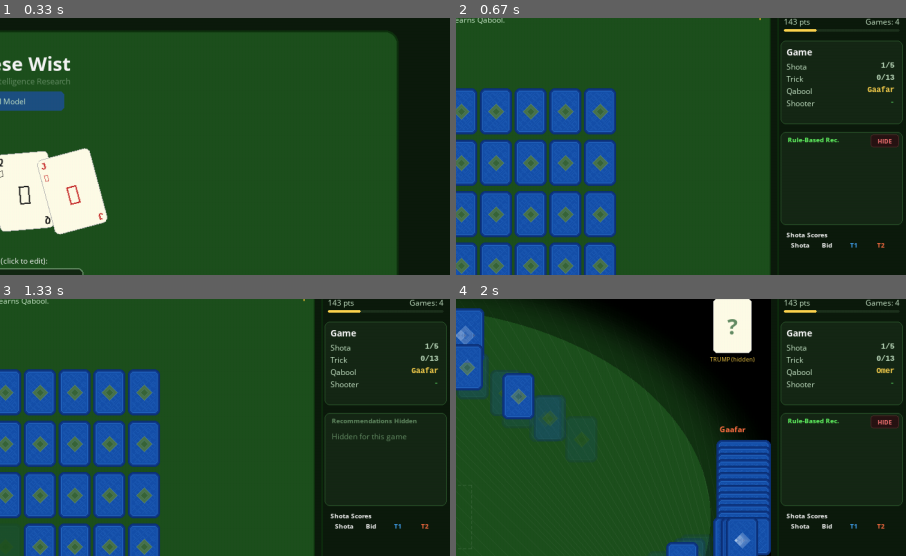
Above: before the commit, frames 1-4 (two rows, left to right).
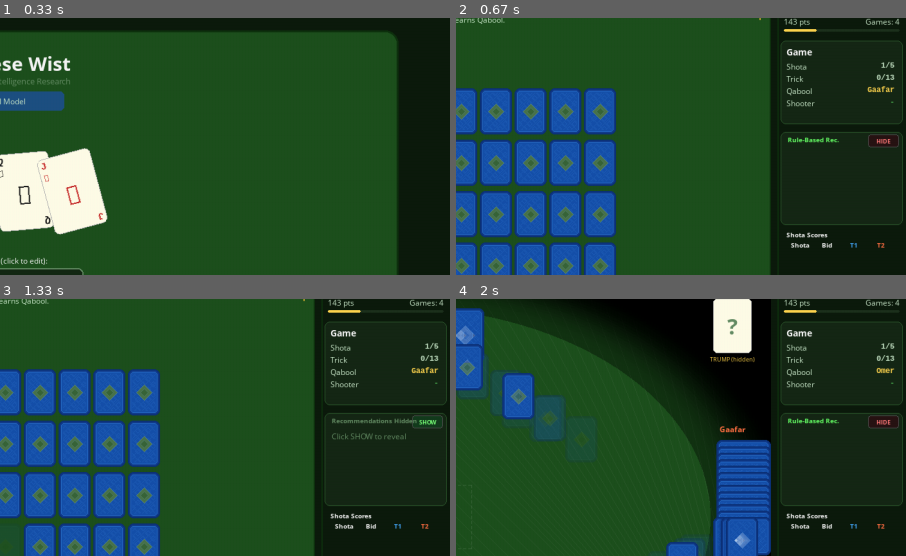
Above: after the commit, the same moments.

Repository: aamagzoub/engineering-intelligence
Game: pygame game, started from gui_wist/main.py
The game is run twice, just before and just after one commit, with the same random seed, the same clock (stepped at 60 frames per second) and the same inputs.
Inputs (mouse positions are % of the whole screen's width and height, from its top left):
- Up to frame 1 (0.33 s): no input
- Up to frame 2 (0.67 s): click "Start Game" at 0.38 s
- Up to frame 3 (1.33 s): click (51, 57) at 0.72 s; click "HIDE" at 1.05 s
- Up to frame 4 (2 s): click "Restart Game" at 1.38 s; tap Enter at 1.67 s
The pictures show only the part of the screen within x 50-100%, y 8-58%; the shares and areas given below are measured in that part.

Frame 1 is identical in both runs. In frame 2, less than 0.1% of the frame differs, in the area x 91-99%, y 45-51%; in frame 3, 0.3%, in the area x 73-99%, y 45-56%; in frame 4, less than 0.1%.

Commit message:
fix: HIDE/SHOW toggle + game-over text all white and larger
- Recommendation button now toggles freely: HIDE (red) / SHOW (green)
- No permanent lock — can show/hide any time during the game
- Game-over evaluation: all text white, fonts bumped to 13-16px
- Trend, feedback, lessons all white for readability on dark bg

Diff:
--- a/gui_wist/game_screen.py
+++ b/gui_wist/game_screen.py
@@ -1920,10 +1920,7 @@
         # Recommendation toggle button.
         toggle_rect = getattr(self, '_rec_toggle_rect', None)
         if toggle_rect and toggle_rect.collidepoint(pos):
-            if not getattr(self, '_rec_hidden_permanently', False):
-                self._rec_visible = not self._rec_visible
-                if not self._rec_visible:
-                    self._rec_hidden_permanently = True  # Once hidden, stays hidden all game.
+            self._rec_visible = not self._rec_visible
             return
 
         # Restart and Exit buttons ALWAYS work regardless of phase.
@@ -2573,33 +2570,39 @@
         pygame.draw.rect(self.screen, (22, 40, 22), ai_box_rect, border_radius=8)
         pygame.draw.rect(self.screen, (45, 90, 45), ai_box_rect, width=1, border_radius=8)
 
-        # Toggle button — clearly visible "Hide" / "Hidden" in top-right of box.
+        # Toggle button — "HIDE" / "SHOW" in top-right of box.
         rec_visible = getattr(self, '_rec_visible', True)
         rec_hidden_perm = getattr(self, '_rec_hidden_permanently', False)
-        toggle_w = 44
+        toggle_w = 48
         toggle_h = 20
         toggle_rect = pygame.Rect(ai_box_rect.right - toggle_w - 6, y + 4, toggle_w, toggle_h)
         self._rec_toggle_rect = toggle_rect
         hover_toggle = toggle_rect.collidepoint(pygame.mouse.get_pos())
 
-        if not rec_hidden_perm:
+        if rec_visible:
             toggle_bg = (60, 30, 30) if hover_toggle else (40, 20, 20)
-            pygame.draw.rect(self.screen, toggle_bg, toggle_rect, border_radius=4)
-            pygame.draw.rect(self.screen, (120, 60, 60) if hover_toggle else (80, 40, 40),
-                             toggle_rect, width=1, border_radius=4)
-            hide_font = pygame.font.SysFont("Segoe UI", 10, bold=True)
-            hide_surf = hide_font.render("HIDE", True, (255, 120, 120))
-            self.screen.blit(hide_surf, hide_surf.get_rect(center=toggle_rect.center))
+            toggle_label = "HIDE"
+            toggle_text_color = (255, 120, 120)
+        else:
+            toggle_bg = (20, 60, 30) if hover_toggle else (20, 40, 20)
+            toggle_label = "SHOW"
+            toggle_text_color = (120, 255, 120)
+
+        pygame.draw.rect(self.screen, toggle_bg, toggle_rect, border_radius=4)
+        pygame.draw.rect(self.screen, (80, 80, 80), toggle_rect, width=1, border_radius=4)
+        hide_font = pygame.font.SysFont("Segoe UI", 10, bold=True)
+        hide_surf = hide_font.render(toggle_label, True, toggle_text_color)
+        self.screen.blit(hide_surf, hide_surf.get_rect(center=toggle_rect.center))
 
         # Title.
         box_title = "Expert-Model Rec." if self._ai_model_path else "Rule-Based Rec."
-        if rec_hidden_perm:
+        if not rec_visible:
             box_title = "Recommendations Hidden"
         self.screen.blit(header_font.render(box_title, True, TEXT_GREEN if rec_visible else TEXT_DIM),
                          (panel_x + pad + 6, y + 5))
 
-        # Content — only show if visible and not permanently hidden.
-        if rec_visible and not rec_hidden_perm:
+        # Content — only show if visible.
+        if rec_visible:
             content_x = panel_x + pad + 6
             content_w = panel_w - pad * 2 - 12
             rec_text = self._ai_recommendation if self._ai_recommendation else ""
@@ -2622,8 +2625,8 @@
                     ls = label_font.render(line, True, TEXT_LIGHT)
                     self.screen.blit(ls, (content_x, text_y))
                     text_y += 16
-        elif rec_hidden_perm:
-            hint_surf = label_font.render("Hidden for this game", True, TEXT_DIM)
+        elif not rec_visible:
+            hint_surf = label_font.render("Click SHOW to reveal", True, TEXT_DIM)
             self.screen.blit(hint_surf, (panel_x + pad + 6, y + 28))
 
         y += ai_box_h + 8
@@ -2631,8 +2634,7 @@
         # Recommended card — to the right of user's hand, vertically centered with cards.
         rec_card = getattr(self, '_ai_rec_card', None)
         rec_visible = getattr(self, '_rec_visible', True)
-        rec_hidden_perm = getattr(self, '_rec_hidden_permanently', False)
-        if rec_card and rec_visible and not rec_hidden_perm:
+        if rec_card and rec_visible:
             r, s = rec_card
             rc_w, rc_h = 50, 72
             # Position: right of the user's hand area, vertically centered.
@@ -2852,16 +2854,15 @@
         game_eval = getattr(self, '_game_evaluation', None)
         if game_eval:
             eval_y = cy + 110
-            # Agreement score.
+            # Agreement score — white, clear.
             pct = game_eval["agreement_pct"]
             rating = game_eval["rating"]
-            pct_color = HIGHLIGHT_GREEN if pct >= 60 else TEXT_GOLD if pct >= 40 else BUTTON_RED
-            eval_font = pygame.font.SysFont("Segoe UI", 15, bold=True)
-            eval_text = f"AI Agreement: {pct:.0f}% — Rating: {rating}"
-            self.screen.blit(eval_font.render(eval_text, True, pct_color),
-                             eval_font.render(eval_text, True, pct_color)
+            eval_font = pygame.font.SysFont("Segoe UI", 16, bold=True)
+            eval_text = f"AI Agreement: {pct:.0f}%  —  Rating: {rating}"
+            self.screen.blit(eval_font.render(eval_text, True, TEXT_WHITE),
+                             eval_font.render(eval_text, True, TEXT_WHITE)
                              .get_rect(centerx=cx, y=eval_y))
-            eval_y += 22
+            eval_y += 24
 
             # Trend (compare to previous games).
             eval_history = getattr(self, '_eval_history', [])
@@ -2870,36 +2871,33 @@
                 delta = pct - prev_pct
                 if delta > 0:
                     trend_text = f"↑ +{delta:.0f}% from last game — improving!"
-                    trend_color = HIGHLIGHT_GREEN
                 elif delta < 0:
-                    trend_text = f"↓ {delta:.0f}% from last game — AI is tougher?"
-                    trend_color = BUTTON_RED
+                    trend_text = f"↓ {delta:.0f}% from last game"
                 else:
                     trend_text = "→ Same as last game"
-                    trend_color = TEXT_LIGHT
-                trend_font = pygame.font.SysFont("Segoe UI", 12)
-                self.screen.blit(trend_font.render(trend_text, True, trend_color),
-                                 trend_font.render(trend_text, True, trend_color)
+                trend_font = pygame.font.SysFont("Segoe UI", 13)
+                self.screen.blit(trend_font.render(trend_text, True, TEXT_WHITE),
+                                 trend_font.render(trend_text, True, TEXT_WHITE)
                                  .get_rect(centerx=cx, y=eval_y))
-                eval_y += 18
-
-            # Strategy feedback.
-            fb_font = pygame.font.SysFont("Segoe UI", 12)
+                eval_y += 20
+
+            # Strategy feedback — white, readable.
+            fb_font = pygame.font.SysFont("Segoe UI", 13)
             feedback = game_eval.get("feedback", "")
             if feedback:
-                fb_surf = fb_font.render(feedback, True, TEXT_LIGHT)
+                fb_surf = fb_font.render(feedback, True, TEXT_WHITE)
                 self.screen.blit(fb_surf, fb_surf.get_rect(centerx=cx, y=eval_y))
-                eval_y += 18
-
-            # Lessons learned.
+                eval_y += 20
+
+            # Lessons learned — white.
             lessons = game_eval.get("lessons", [])
             if lessons:
                 eval_y += 4
-                lesson_font = pygame.font.SysFont("Segoe UI", 11)
+                lesson_font = pygame.font.SysFont("Segoe UI", 12)
                 for lesson in lessons[:3]:
-                    ls = lesson_font.render(f"• {lesson}", True, TEXT_DIM)
+                    ls = lesson_font.render(f"• {lesson}", True, TEXT_WHITE)
                     self.screen.blit(ls, ls.get_rect(centerx=cx, y=eval_y))
-                    eval_y += 15
+                    eval_y += 17
 
         self._render_game_log()
 
